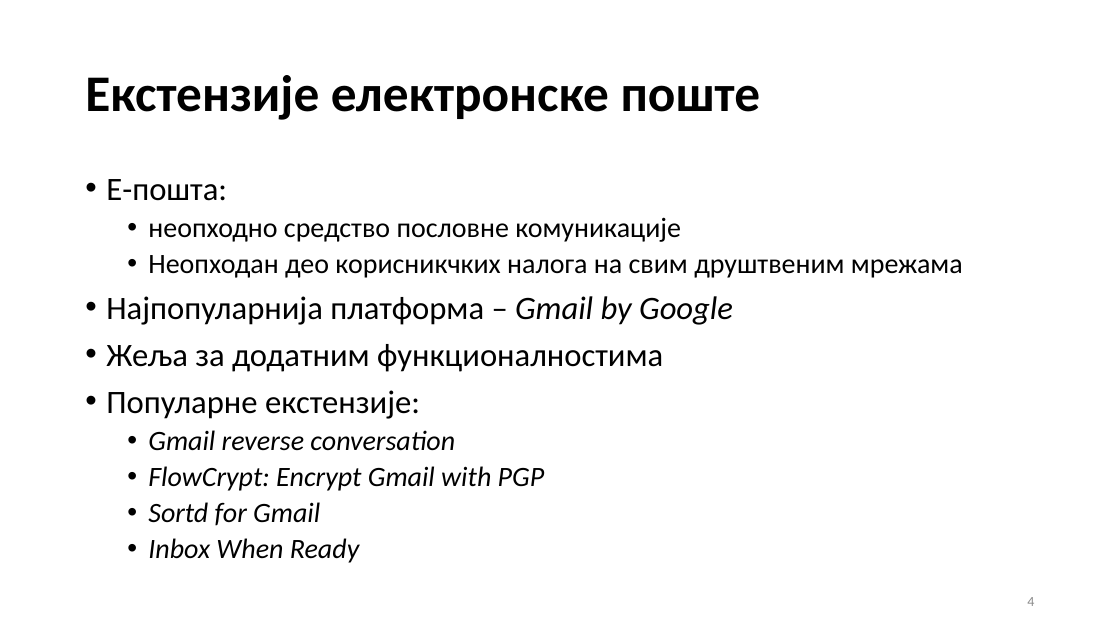
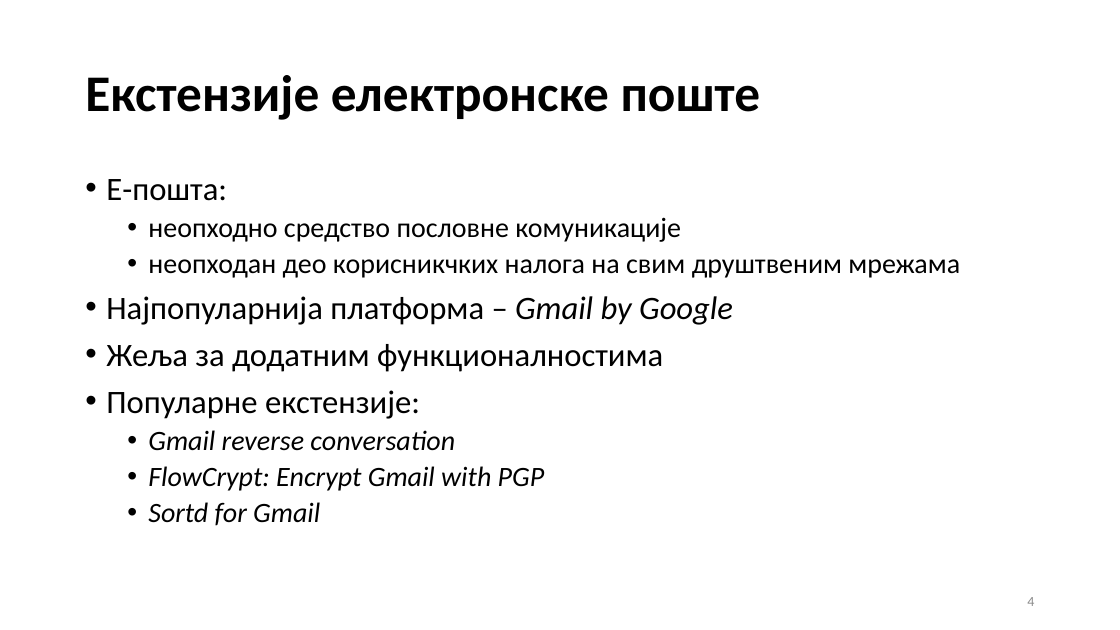
Before and after one commit to alebogi/remind_me_later_extension, a slide deck: slide 4 of Aleksandra Bogicevic 170390.pptx. Drawn at 1120x630 pixels with LibreOffice and Linux fonts; fonts in the diff are those of the drawing. Boxes give left, top, right and bottom in pixels: in the first picture for what was removed or moved away, otherwise in the second. Text is boxed around its words. In the diff, an @@ line names an element or a change of style, - is before the commit and + after.

Commit message:
ppt gotov + word typo

```diff
--- a/Aleksandra Bogicevic 170390.pptx
+++ b/Aleksandra Bogicevic 170390.pptx
@@ text at (x1=148, y1=259, x2=960, y2=278): text changed @@
-  • Неопходан део корисникчких налога на свим друштвеним мрежама
+  • неопходан део корисникчких налога на свим друштвеним мрежама
@@ text at (x1=148, y1=538, x2=359, y2=563): paragraph removed @@
-  • Inbox When Ready
```
Also in this commit, not shown: 3 other slides changed, 1 other file.
